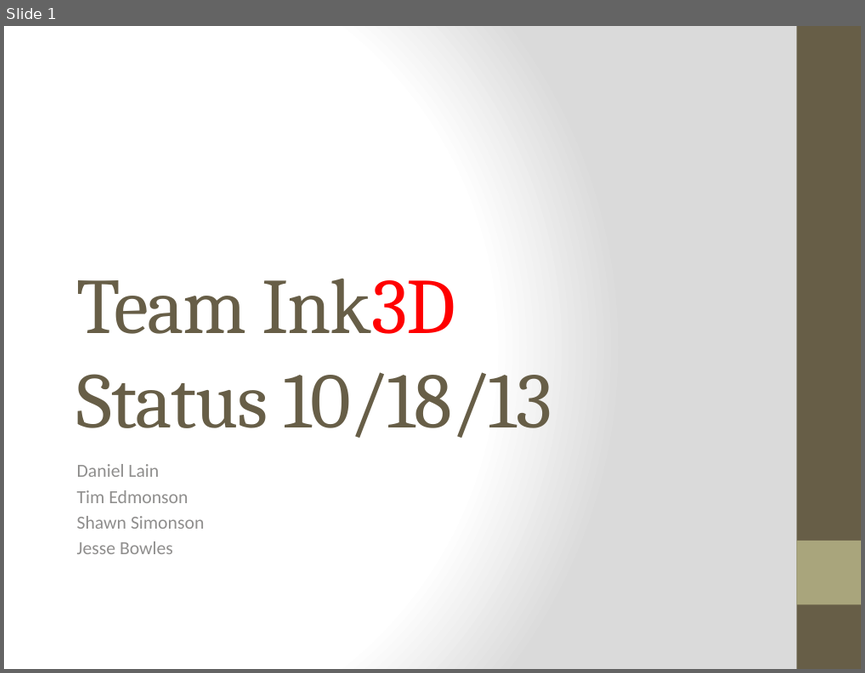
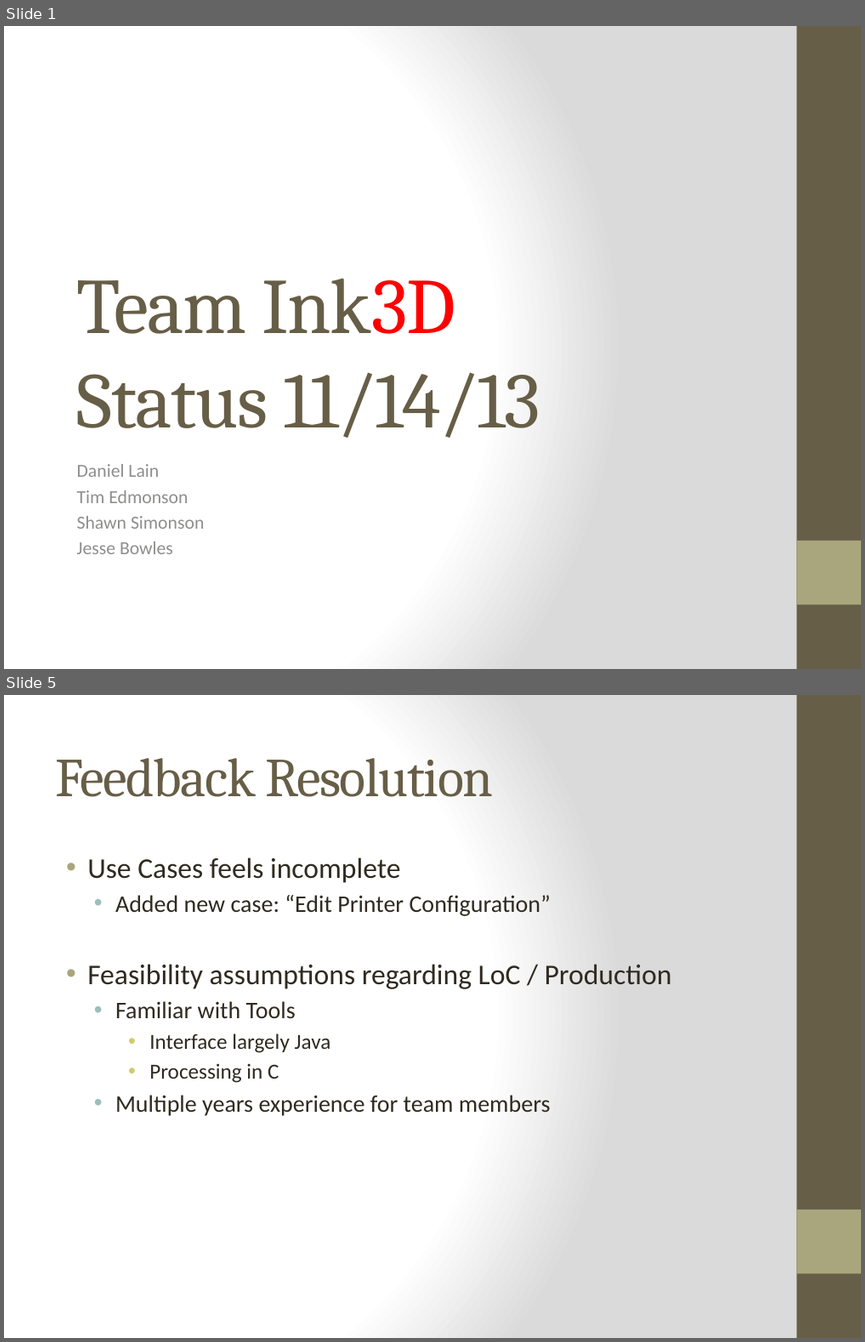
Before and after one commit to qpHalcy0n/SRDesign, a slide deck: Status Updates/2013 11 14.pptx. Shown one above the other, each under a label of ours: slide 1 before the commit, slides 1 and 5 after it; the slides between them are not shown. The pictures are 865x673 and 865x1342 pixels, drawn with LibreOffice and Linux fonts; fonts in the diff are those of the drawing. Boxes give left, top, right and bottom in pixels: in the first picture for what was removed or moved away, otherwise in the second. Text is boxed around its words. In the diff, an @@ line names an element or a change of style, - is before the commit and + after.

Commit message:
Status Update and Incomplete Architecture Drawing

```diff
--- a/Status Updates/2013 11 14.pptx
+++ b/Status Updates/2013 11 14.pptx
@@ slide 5 added at <box>4,695,861,1338</box>, background gradient #FFFFFF to #DADADA; not listed: 2 template elements that a slide beside it also shows @@
@@ title added at <box>55,758,493,797</box>, 46 pt, text #675E47 @@
+Feedback Resolution
@@ text added at <box>87,857,672,1116</box>, 20 pt, text #2F2B20 @@
+• Use Cases feels incomplete
+  • Added new case: “Edit Printer Configuration”
+• Feasibility assumptions regarding LoC / Production
+  • Familiar with Tools
+    • Interface largely Java
+    • Processing in C
+  • Multiple years experience for team members
@@ slide 1 changed as well @@
@@ title at <box>77,278,540,437</box>: text changed @@
-Team Ink3D
-Status 10/18/13
+Team Ink3D
+Status 11/14/13
```
Also in this commit, not shown: 5 other slides added, 5 slides removed, 1 other file.
